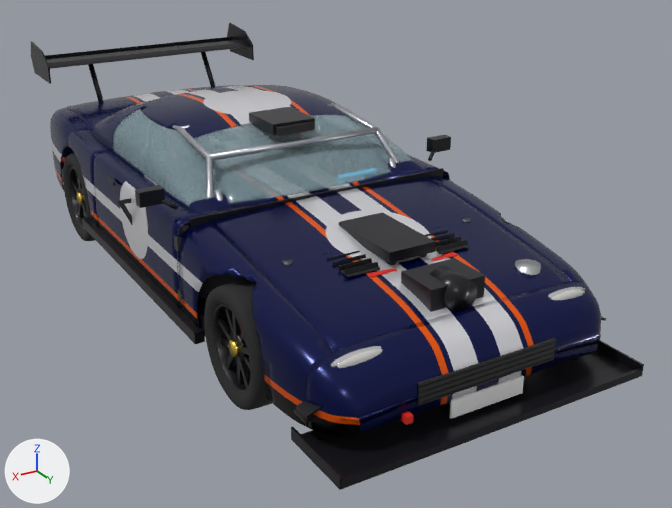
Two versions of the glTF model godot/assets/sedan.glb, one commit apart.
Rendered twice from a camera (50 mm lens) standing at (2.72, 5.41, 2.76) and looking at (-0.3, 0.38, 0.25). The axes (+X, +Y, +Z) are drawn at lower left. The lights are the same throughout. The first picture is the older version. Where no turn or scale is listed for an object, it has been applied to the vertices. Vertices at exactly the same position are counted once.

Names of what the first picture shows: 'Airbox', 'Bumper_F', 'Door_FR', 'DrySumpTank', 'Engine', 'Fender_R', 'Grille', 'Hood', 'HoodVents', 'IntakeManifold', 'Plate_F', 'RearWing', 'Roof_Pillars', 'Splitter', 'Tire_FR', 'Window_FR', 'Windshield' and 25 more.
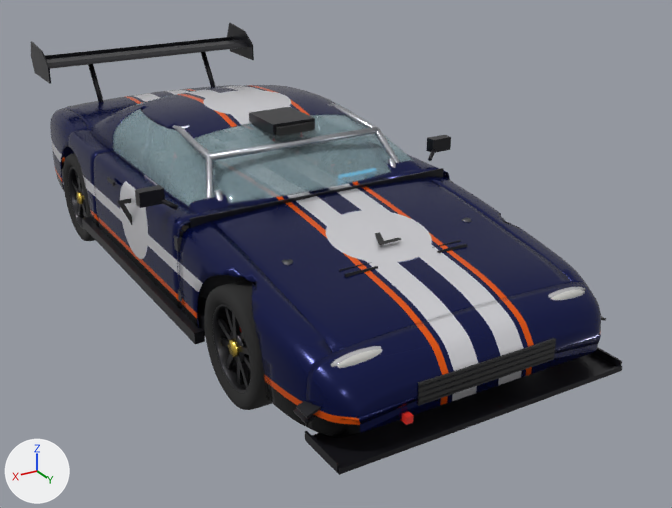
Boxes [x1, y1, x2, y2] around the edits, measured in the pictures (672 x 508 px; the box of a moved part takes in the faces that stretch with it):
'Splitter', rescaled (10% narrower, 15% shorter): before [291, 340, 644, 490]; after [305, 347, 622, 475]
'Airbox', moved, rescaled (not visible afterwards): before [401, 258, 485, 312]
'IntakeManifold', moved, rescaled (not visible afterwards): before [339, 212, 436, 265]
'Plate_F', deleted: before [449, 375, 524, 419]
'HoodVents', reshaped: before [322, 226, 470, 277]; after [339, 240, 468, 277]
'DrySumpTank', moved, rescaled (not visible afterwards): before [515, 259, 541, 275]
'Engine', rescaled (not visible afterwards): before [366, 251, 458, 278]
part 2 of me_hoodvents, moved or reshaped (not visible afterwards): before [435, 241, 470, 254]
part 3 of me_hoodvents, moved or reshaped (not visible afterwards): before [337, 263, 380, 277]
part 4 of me_hoodvents, moved or reshaped: before [425, 226, 468, 251]; after [432, 240, 468, 253]
part 5 of me_hoodvents, moved or reshaped: before [322, 251, 378, 275]; after [339, 262, 378, 277]

The change, as a diff of the scene's bpy script:
```diff
--- a/godot/assets/sedan.glb.py
+++ b/godot/assets/sedan.glb.py
@@ me_splitter @@
 # used by ob_splitter; location = (0.0, 0.0, 0.0)
-me_splitter.from_pydata(...)  # 32 vertices, 48 faces; spans x -0.96..0.96, y 2.06..2.51, z 0.16..0.23
+me_splitter.from_pydata(...)  # 32 vertices, 48 faces; spans x -0.91..0.91, y 2.09..2.41, z 0.16..0.22
+# me_splitter part 1: the whole mesh is scaled about its middle by (0.947, 0.686, 0.726), then moved by (0.0, -0.03, -0.01)
 me_splitter.materials.append(mat_carbon)
@@ me_hoodvents @@
 # used by ob_hoodvents; location = (0.0, 0.0, 0.0)
-me_hoodvents.from_pydata(...)  # 96 vertices, 144 faces; spans x -0.4..0.4, y 1.37..1.67, z 0.741..0.773
+me_hoodvents.from_pydata(...)  # 96 vertices, 144 faces; spans x -0.4..0.4, y 1.37..1.67, z 0.725..0.75
+# me_hoodvents part 2: the loose piece of 8 vertices spanning x -0.4..-0.2, y 1.37..1.67, z 0.741..0.748 is moved by (0.0, 0.0, -0.017)
+# me_hoodvents part 3: the loose piece of 8 vertices spanning x 0.2..0.4, y 1.37..1.67, z 0.741..0.748 is moved by (0.0, 0.0, -0.017)
+# me_hoodvents part 4: all 40 vertices in x -0.4..-0.2, y 1.391..1.649, z 0.746..0.773 are scaled about their middle by (1, 0.999, 0.726), then moved by (0.0, 0.0, -0.02)
+# me_hoodvents part 5: all 40 vertices in x 0.2..0.4, y 1.391..1.649, z 0.746..0.773 are scaled about their middle by (1, 0.999, 0.726), then moved by (0.0, 0.0, -0.02)
 me_hoodvents.materials.append(mat_black)
@@ me_airbox @@
 # used by ob_airbox; location = (0.0, 0.0, 0.0)
-me_airbox.from_pydata(...)  # 40 vertices, 72 faces; spans x -0.17..0.17, y 1.82..2.12, z 0.62..0.81
+me_airbox.from_pydata(...)  # 40 vertices, 72 faces; spans x -0.17..0.17, y 1.82..2.12, z 0.489..0.613
+# me_airbox part 6: the whole mesh is scaled about its middle by (1, 1, 0.655), then moved by (0.0, 0.0, -0.164)
 me_airbox.materials.append(mat_carbon)
@@ me_dst @@
 # used by ob_drysumptank; location = (0.0, 0.0, 0.0)
-me_dst.from_pydata(...)  # 32 vertices, 60 faces; spans x -0.65..-0.51, y 1.88..2.02, z 0.4..0.7
+me_dst.from_pydata(...)  # 32 vertices, 60 faces; spans x -0.65..-0.51, y 1.88..2.02, z 0.376..0.63
+# me_dst part 7: the whole mesh is scaled about its middle by (1, 1, 0.848), then moved by (0.0, 0.0, -0.047)
 me_dst.materials.append(mat_alum)
@@ me_engine @@
 # used by ob_engine; location = (0.0, 0.0, 0.0)
-me_engine.from_pydata(...)  # 56 vertices, 84 faces; spans x -0.3..0.3, y 1.09..1.8, z 0.255..0.735
+me_engine.from_pydata(...)  # 56 vertices, 84 faces; spans x -0.3..0.3, y 1.09..1.8, z 0.254..0.702
+# me_engine part 8: the whole mesh is scaled about its middle by (1, 1, 0.933), then moved by (0.0, 0.0, -0.017)
 me_engine.materials.append(mat_engine)
@@ me_intakemanifold @@
 # used by ob_intakemanifold; location = (0.0, 0.0, 0.0)
-me_intakemanifold.from_pydata(...)  # 168 vertices, 300 faces; spans x -0.15..0.15, y 1.16..1.68, z 0.705..0.83
+me_intakemanifold.from_pydata(...)  # 168 vertices, 300 faces; spans x -0.15..0.15, y 1.16..1.68, z 0.61..0.709
+# me_intakemanifold part 9: the whole mesh is scaled about its middle by (1, 1, 0.796), then moved by (0.0, 0.0, -0.108)
 me_intakemanifold.materials.append(mat_carbon)
@@ ob_plate_f @@
-ob_plate_f = bpy.data.objects.new('Plate_F', me_plate_f)
-ob_plate_f.location = (0.0, 0.0, 0.0)
```
